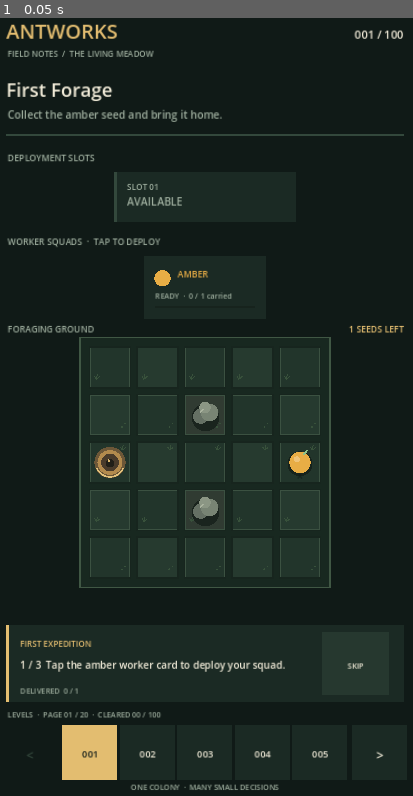
Above: before the commit, frame 1.
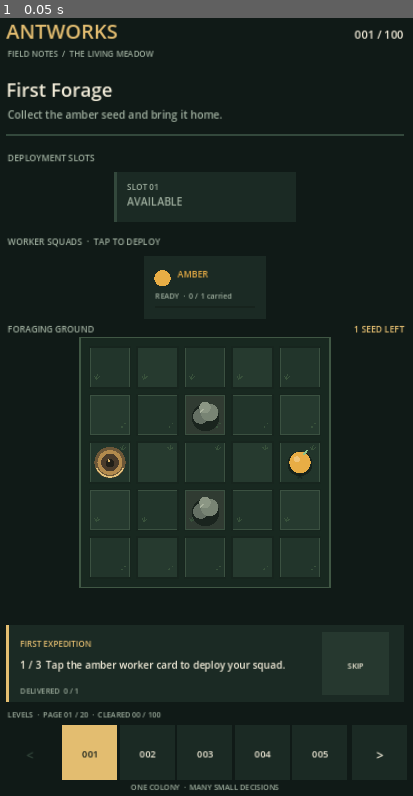
Above: after the commit, the same moment.

Repository: MaiklLX/Game-ANTS
Game: Godot game, scene res://scenes/main.tscn
The game is run twice, just before and just after one commit, with the same random seed, the same clock (stepped at 60 frames per second) and the same inputs.
Inputs:
- Up to frame 1 (0.05 s): no input

The runs differ from the first frame. In frame 1, less than 0.1% of the frame differs, in the area x 84-99%, y 39-41%.

Commit message:
fix: use singular label for the final seed

Diff:
--- a/scripts/ui/game_screen.gd
+++ b/scripts/ui/game_screen.gd
@@ -215,7 +215,8 @@
 
 	var board_label_y := _board_origin.y - 22.0
 	draw_string(font, Vector2(44, board_label_y), "FORAGING GROUND", HORIZONTAL_ALIGNMENT_LEFT, -1, ResponsiveLayoutScript.font_size(14, _ui_scale), COLOR_MUTED)
-	draw_string(font, Vector2(498, board_label_y), "%d SEEDS LEFT" % _board.remaining_resources, HORIZONTAL_ALIGNMENT_RIGHT, 180, ResponsiveLayoutScript.font_size(14, _ui_scale), COLOR_GOLD)
+	var resource_label := "%d SEED%s LEFT" % [_board.remaining_resources, "" if _board.remaining_resources == 1 else "S"]
+	draw_string(font, Vector2(498, board_label_y), resource_label, HORIZONTAL_ALIGNMENT_RIGHT, 180, ResponsiveLayoutScript.font_size(14, _ui_scale), COLOR_GOLD)
 
 	var board_frame := Rect2(_board_origin - Vector2(14, 14), Vector2(board_width, board_height) + Vector2(28, 28))
 	draw_rect(board_frame, Color("#182820"))
